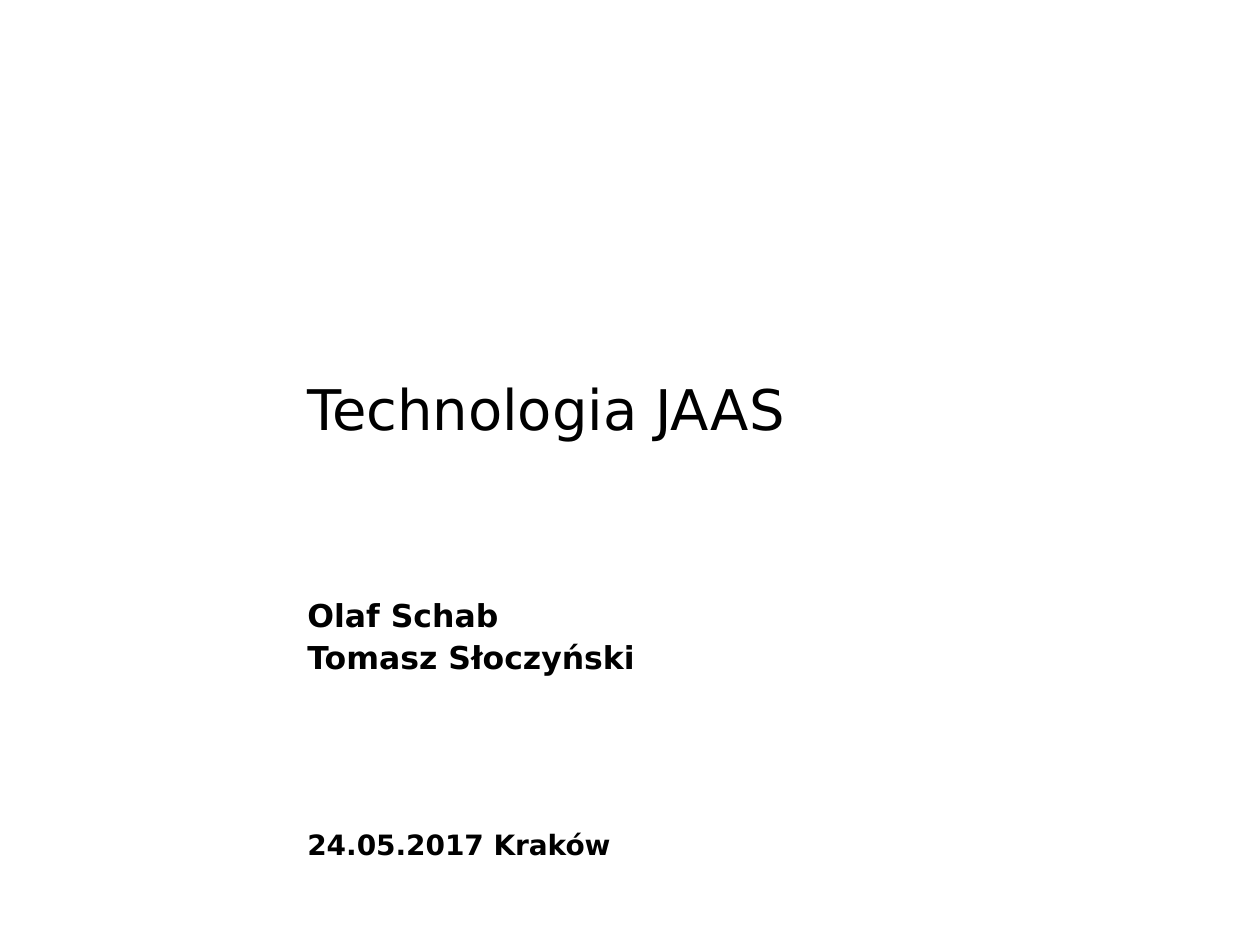
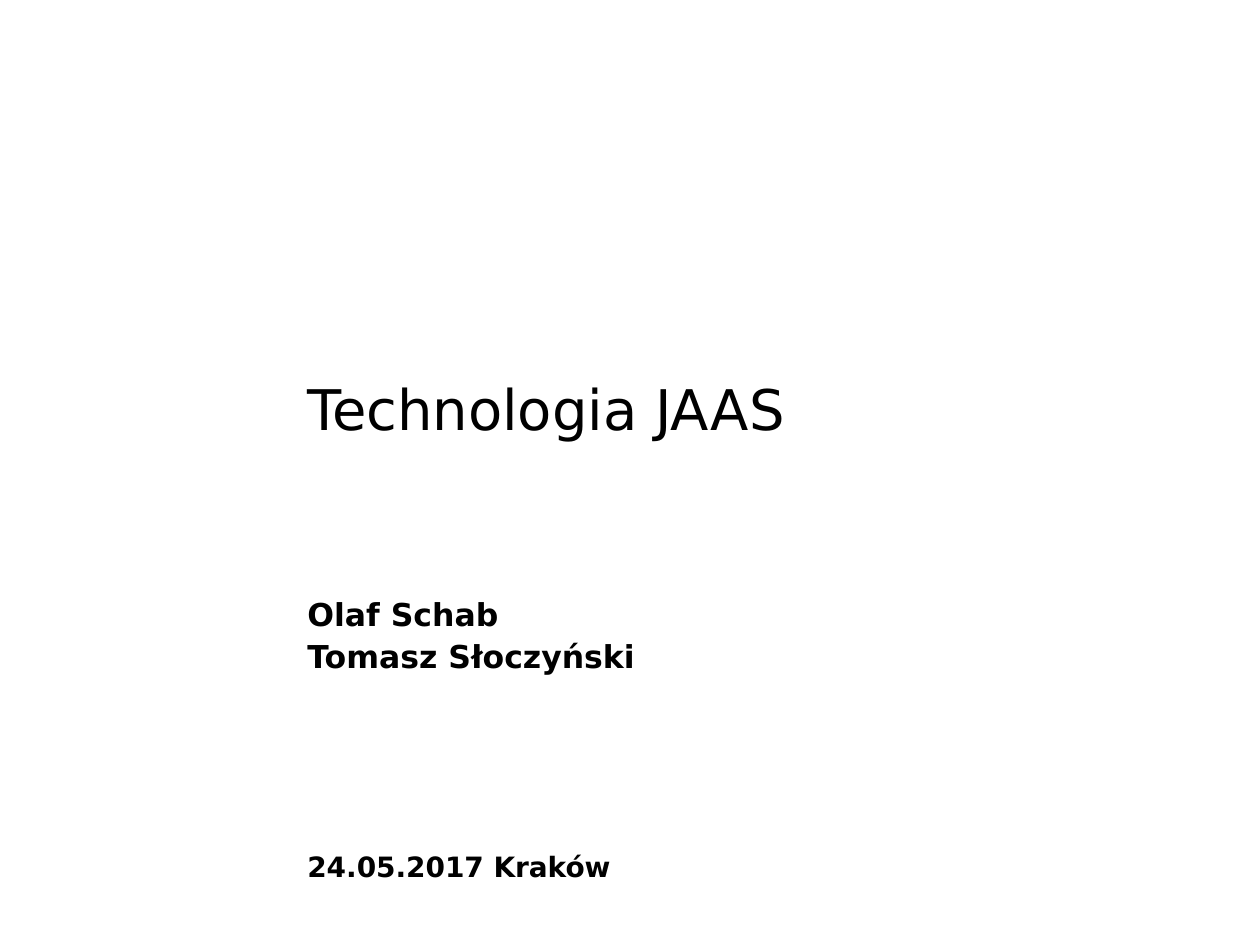
Before and after one commit to Sharku94/ZTI_JAAS, a slide deck: slide 1 of prezentacja/JAAS.ppt. Drawn at 1260x945 pixels with LibreOffice and Linux fonts; fonts in the diff are those of the drawing; background and template pictures are left out. Boxes give left, top, right and bottom in pixels: in the first picture for what was removed or moved away, otherwise in the second. Text is boxed around its words. In the diff, an @@ line names an element or a change of style, - is before the commit and + after.

```diff
--- a/prezentacja/JAAS.ppt
+++ b/prezentacja/JAAS.ppt
@@ text "24.05.2017 Kraków" at bbox=[307, 855, 611, 878]: line spacing 16pt to 1 @@
```
Also in this commit, not shown: 3 other slides changed, 16 slides added, 1 slide removed.
